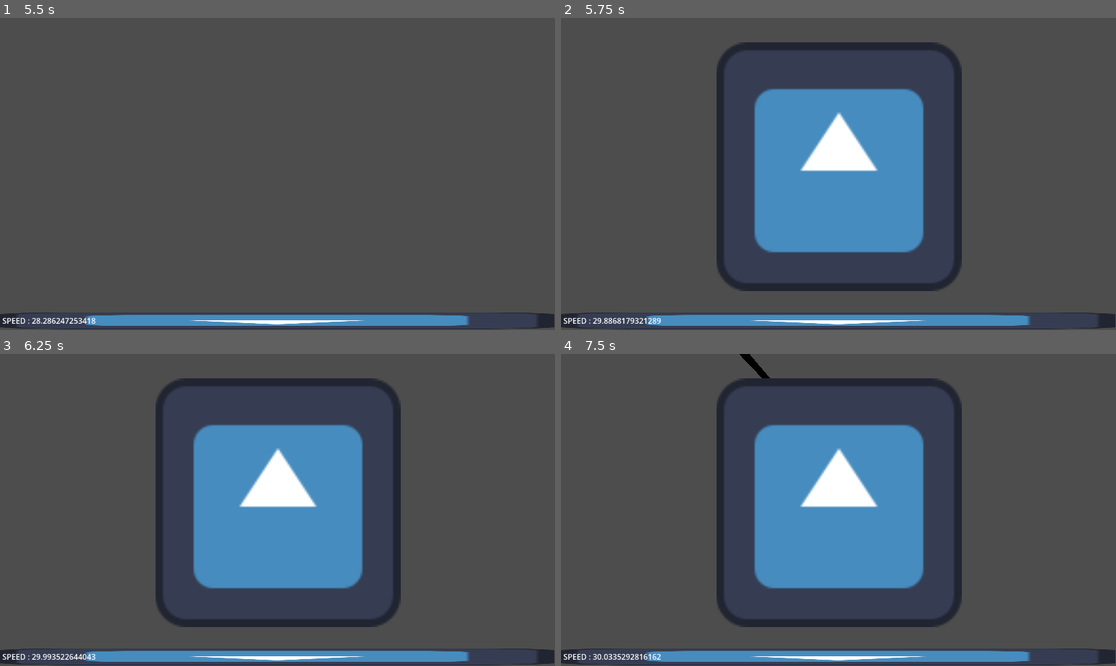
Above: before the commit, frames 1-4 (two rows, left to right).
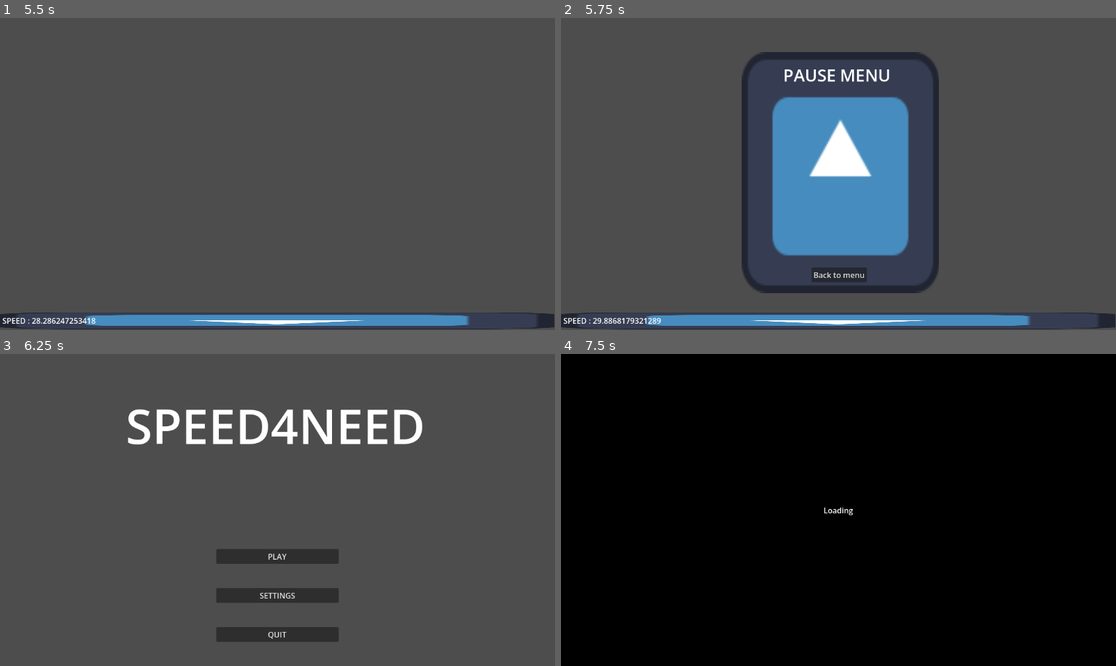
Above: after the commit, the same moments.

Repository: Lilianbazantay/Speed4Need
Game: Godot game, scene res://scenes/MainMenu/MainMenu.tscn
Same seed, same stepped clock (60 frames per second), same inputs: the game is played once before the commit and once after it. The engine's default icon, where the game draws it, is replaced by a stand-in: a white triangle on a blue panel in a dark square.
Inputs (mouse positions are in pixels of both pictures, inside the frame that each line leads up to):
- Up to frame 1 (5.5 s): click "PLAY" at 0.5 s; click (105, 64) at 1.27 s; tap Enter (ui_accept) at 2 s; move the mouse to (305, 174) at 2.02 s; hold W (move_forward) from 2.03 s (still down); tap Ctrl (crouch) every 0.75 s from 2.1 to 5.1 s; tap Space (jump) at 2.27, 3.02, 4.52, 5.27 s; move the mouse to (249, 174) at 2.77 s; move the mouse to (288, 167) at 3.52 s; move the mouse to (271, 180) at 4.27 s; move the mouse to (316, 177) at 5.02 s
- Up to frame 2 (5.75 s): keep holding W (move_forward); tap Escape (Menu) at 5.65 s
- Up to frame 3 (6.25 s): release W (move_forward) at 5.75 s; click (277, 609) at 5.75 s, where only the run after the commit has a clickable "Back to menu"
- Up to frame 4 (7.5 s): click (838, 556) at 6.5 s, where only the run after the commit has a clickable "PLAY"; tap Enter (ui_accept) at 7.25 s; move the mouse to (672, 463) at 7.27 s; hold A (move_left) from 7.28 s (still down); tap Ctrl (crouch) at 7.35 s

Frame 1 is identical in both runs. In frame 2, 12% of the frame differs, in the area x 28-73%, y 7-89%; in frame 3, 27%; in frame 4, 100%, in the area x 0-100%, y 0-100%.

Commit message:
Feat: Add pause menu

Diff:
--- a/scenes/Player/Player.tscn
+++ b/scenes/Player/Player.tscn
@@ -62,8 +62,40 @@
 [node name="PauseMenu" type="Node2D" parent="." unique_id=1494151468]
 visible = false
 position = Vector2(577, 309)
-scale = Vector2(3.9781308, 4.030223)
 script = ExtResource("3_bvqhm")
 
 [node name="BackgroundMenu" type="Sprite2D" parent="PauseMenu" unique_id=271173473]
+position = Vector2(2.9999924, 12.000011)
+scale = Vector2(3.203125, 3.9062498)
 texture = ExtResource("2_q3lat")
+
+[node name="Button" type="Button" parent="PauseMenu" unique_id=724145172]
+anchors_preset = 7
+anchor_left = 0.5
+anchor_top = 1.0
+anchor_right = 0.5
+anchor_bottom = 1.0
+offset_left = -57.5
+offset_top = 209.0
+offset_right = 57.5
+offset_bottom = 240.0
+grow_horizontal = 2
+grow_vertical = 0
+text = "Back to menu"
+
+[node name="RichTextLabel" type="RichTextLabel" parent="PauseMenu" unique_id=1818154374]
+anchors_preset = 8
+anchor_left = 0.5
+anchor_top = 0.5
+anchor_right = 0.5
+anchor_bottom = 0.5
+offset_left = -115.75
+offset_top = -215.5
+offset_right = 117.0
+offset_bottom = -155.0
+grow_horizontal = 2
+grow_vertical = 2
+theme_override_font_sizes/normal_font_size = 35
+text = "PAUSE MENU"
+
+[connection signal="pressed" from="PauseMenu/Button" to="PauseMenu" method="_on_button_pressed"]
--- a/scenes/Player/pause_menu.gd
+++ b/scenes/Player/pause_menu.gd
@@ -12,3 +12,6 @@
 			hide()
 			is_hide = true
 			Input.set_mouse_mode(Input.MOUSE_MODE_CAPTURED)
+
+func _on_button_pressed() -> void:
+	get_tree().change_scene_to_file("res://scenes/MainMenu/MainMenu.tscn")
